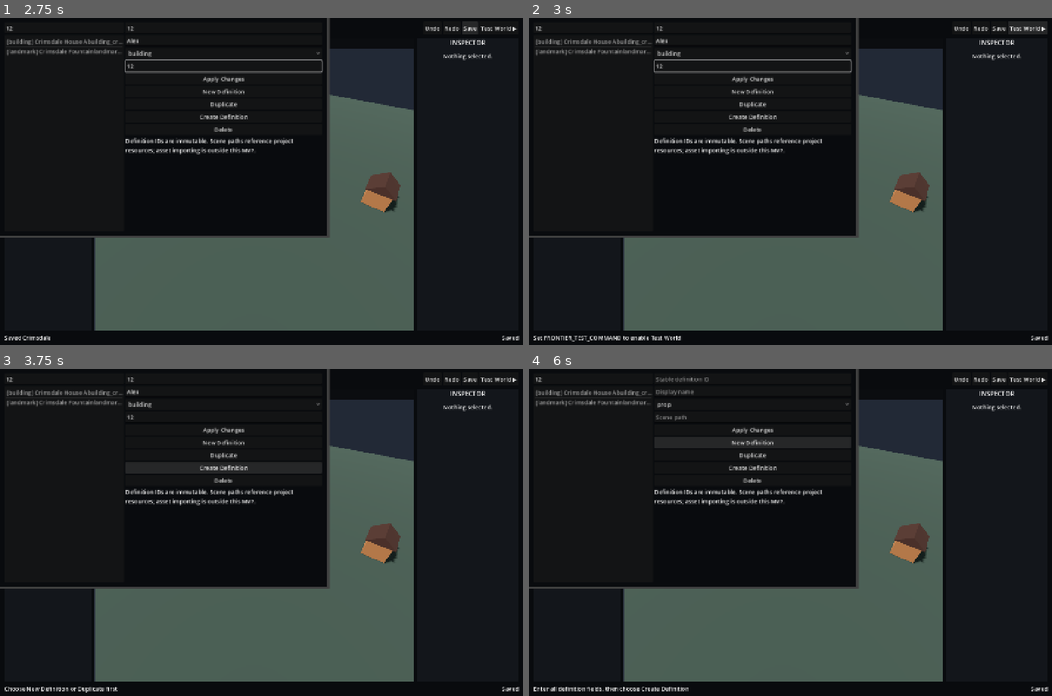
Above: before the commit, frames 1-4 (two rows, left to right).
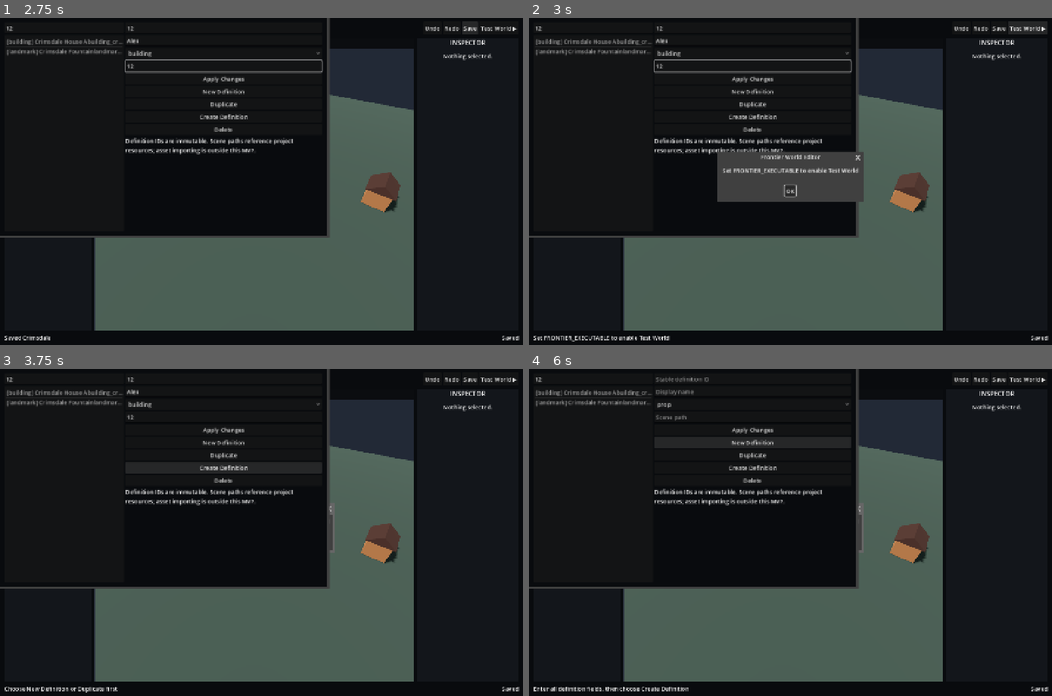
Above: after the commit, the same moments.

Repository: KrillOil/Frontier-World-Editor
Game: Godot game, scene res://src/app/editor_shell.tscn
Same seed, same stepped clock (60 frames per second), same inputs: the game is played once before the commit and once after it.
Inputs (mouse positions are in pixels of both pictures, inside the frame that each line leads up to):
- Up to frame 1 (2.75 s): click (47, 57) at 0.52 s; type "12" at 0.6 s; click (62, 27) at 0.75 s; type "12" at 0.83 s; click (224, 27) at 0.98 s; type "12" at 1.07 s; click (224, 40) at 1.27 s; type "Alex" at 1.35 s; click (224, 67) at 1.5 s; type "12" at 1.58 s; click "Save" at 2 s
- Up to frame 2 (3 s): click "Test World ▶" at 2.75 s
- Up to frame 3 (3.75 s): click "Create Definition" at 3.5 s
- Up to frame 4 (6 s): click "Player Start" at 4.25 s; click "Player Start" at 5 s; click "New Definition" at 5.75 s

Frame 1 is identical in both runs. In frame 2, 4.4% of the frame differs, in the area x 8-64%, y 41-99%; in frame 3, 0.1%; in frame 4, 0.1%.

Commit message:
Complete the Test World launch contract

Diff:
--- a/src/app/editor_shell.gd
+++ b/src/app/editor_shell.gd
@@ -19,6 +19,7 @@
 var object_dialog: Window
 var unsaved_dialog: ConfirmationDialog
 var package_dialog: FileDialog
+var error_dialog: AcceptDialog
 var pending_after_save: Callable
 var definition_list: ItemList
 var definition_id_field: LineEdit
@@ -504,6 +505,9 @@
 	unsaved_dialog.confirmed.connect(save_then_continue)
 	unsaved_dialog.custom_action.connect(discard_then_continue)
 	add_child(unsaved_dialog)
+	error_dialog = AcceptDialog.new()
+	error_dialog.title = "Frontier World Editor"
+	add_child(error_dialog)
 
 
 func show_object_editor() -> void:
@@ -639,17 +643,29 @@
 
 
 func launch_test_world() -> void:
-	var command := OS.get_environment("FRONTIER_TEST_COMMAND")
-	if command.is_empty():
-		status("Set FRONTIER_TEST_COMMAND to enable Test World")
-		return
-	command = command.replace("{package}", ProjectSettings.globalize_path(package.package_path)).replace("{spawn}", "player_start")
-	var output: Array = []
-	var result := OS.execute("/bin/sh", ["-lc", command], output, false)
-	if result != OK:
-		status("Frontier launch failed (%s)" % result)
+	package.errors = package.validate()
+	package.errors.append_array(package.resource_errors())
+	if not package.errors.is_empty():
+		show_errors()
+		return
+	var executable := OS.get_environment("FRONTIER_EXECUTABLE")
+	if executable.is_empty():
+		show_blocking_error("Set FRONTIER_EXECUTABLE to enable Test World")
+		return
+	var launch := build_test_world_launch(executable, OS.get_environment("FRONTIER_PROJECT_PATH"), ProjectSettings.globalize_path(package.package_path), "player_start")
+	var process_id := OS.create_process(launch.executable, launch.arguments)
+	if process_id <= 0:
+		show_blocking_error("Frontier could not be launched. Check FRONTIER_EXECUTABLE and try again.")
 	else:
 		status("Frontier launched at player_start")
+
+
+func build_test_world_launch(executable: String, frontier_project_path: String, package_path: String, spawn_id: String) -> Dictionary:
+	var arguments := PackedStringArray()
+	if not frontier_project_path.is_empty():
+		arguments.append_array(["--path", frontier_project_path, "--"])
+	arguments.append_array(["--world-package", package_path, "--spawn", spawn_id])
+	return {"executable": executable, "arguments": arguments}
 
 
 func request_open_package() -> void:
@@ -704,7 +720,14 @@
 
 
 func show_errors() -> void:
-	status(" | ".join(package.errors))
+	show_blocking_error("\n".join(package.errors))
+
+
+func show_blocking_error(message: String) -> void:
+	status(message.replace("\n", " | "))
+	if error_dialog != null:
+		error_dialog.dialog_text = message
+		error_dialog.popup_centered()
 
 
 func status(message: String) -> void:
--- a/tests/test_editor_integration.gd
+++ b/tests/test_editor_integration.gd
@@ -35,6 +35,12 @@
 	_check(not placed_id.is_empty() and editor.world_root.get_node_or_null(placed_id) != null, "Placed data maps to a viewport preview")
 	_check(editor.package.undo() and editor.package.world.objects.size() == initial_count, "Placement can be undone")
 
+	var exported_launch: Dictionary = editor.build_test_world_launch("Frontier.exe", "", "C:/Worlds/Crimsdale", "player_start")
+	_check(exported_launch.executable == "Frontier.exe", "Exported Frontier executable is preserved")
+	_check(exported_launch.arguments == PackedStringArray(["--world-package", "C:/Worlds/Crimsdale", "--spawn", "player_start"]), "Exported build receives the agreed package and spawn contract")
+	var project_launch: Dictionary = editor.build_test_world_launch("godot", "/projects/Frontier/Game", "/worlds/crimsdale", "player_start")
+	_check(project_launch.arguments == PackedStringArray(["--path", "/projects/Frontier/Game", "--", "--world-package", "/worlds/crimsdale", "--spawn", "player_start"]), "Godot development launch preserves the same runtime contract")
+
 	editor.viewport.render_target_update_mode = SubViewport.UPDATE_DISABLED
 	root.remove_child(editor)
 	editor.free()
Not shown, changed: README.md
Not shown, changed: docs/FRONTIER_INTEGRATION.md
Not shown, changed: docs/REVIEW.md
